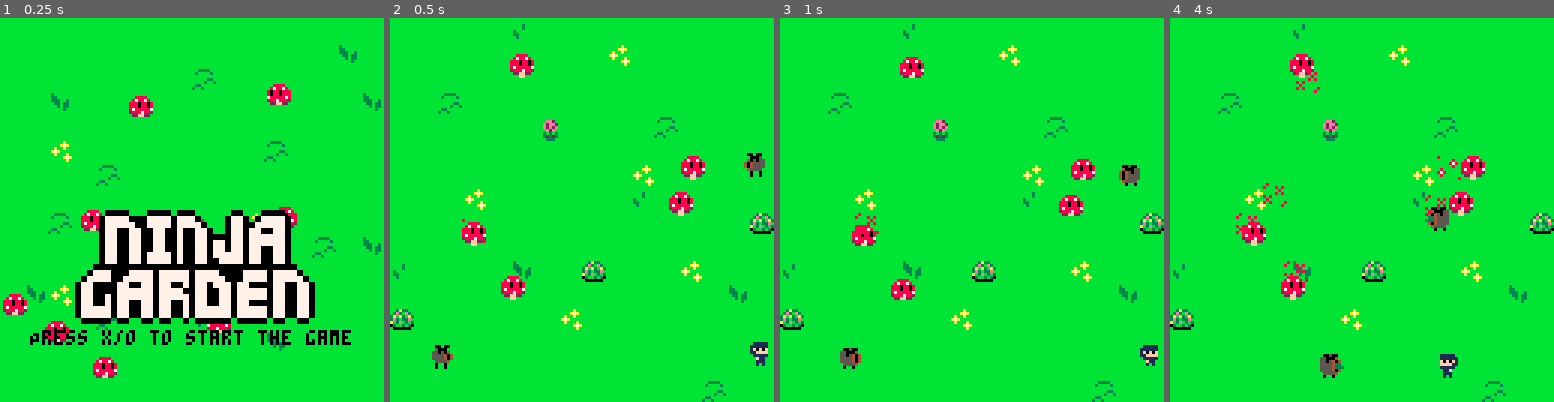
Above: before the commit, frames 1-4 (left to right).
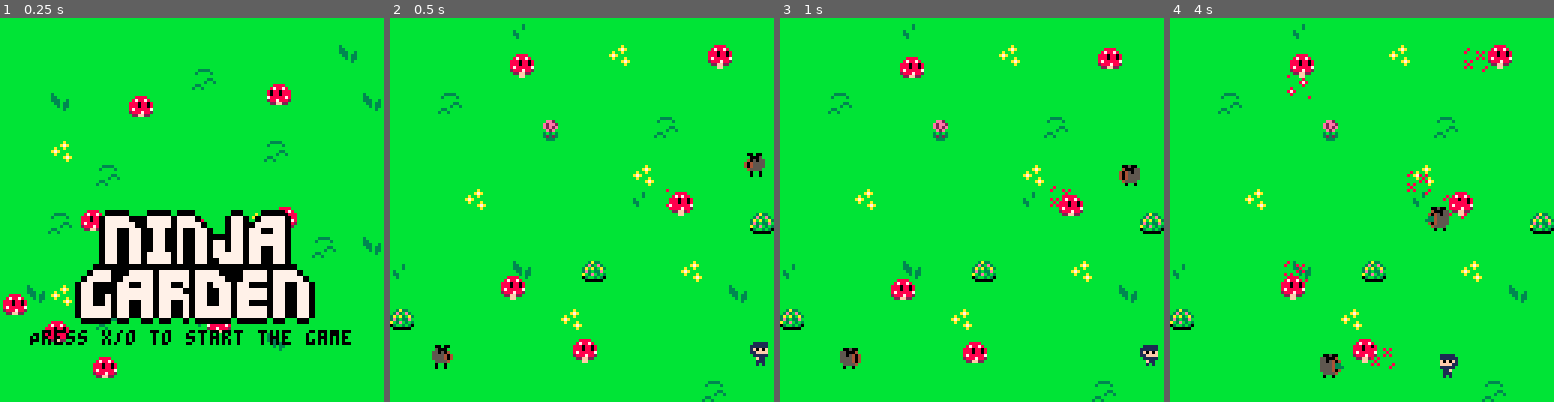
Above: after the commit, the same moments.

Repository: SnoozeTime/Spring2D_2025
Game: PICO-8 cartridge spring.p8
Same seed, same stepped clock (60 frames per second), same inputs: the game is played once before the commit and once after it.
Inputs:
- Up to frame 1 (0.25 s): no input
- Up to frame 2 (0.5 s): tap X (X key) at 0.33 s
- Up to frame 3 (1 s): tap O (Z key) at 0.7 s
- Up to frame 4 (4 s): tap X (X key) at 1.07, 1.85, 2.97 s; hold Right 1.6-2.1 s; tap O (Z key) every 0.4 s from 1.7 to 3.7 s; hold Up 2.15-2.42 s; hold Right 2.47-3.03 s; hold Left 3.08-3.58 s; hold Down 3.63-3.97 s

Frame 1 is identical in both runs. In frame 2, 1.3% of the frame differs, in the area x 18-90%, y 7-90%; in frame 3, 1.3%; in frame 4, 1.9%, in the area x 17-90%, y 7-92%.

Commit message:
Fix: Perturb used to only return positive rotations. Fix: Grid didn't take bounds into consideration.

Diff:
--- a/game.lua
+++ b/game.lua
@@ -13,7 +13,8 @@
   music(0)
 
   shroom_grid = grid:new{
-           bounds = {w = 128, h = 128},
+           -- 120 so we don't place shrooms just outside the bottom of the map
+           bounds = {w = 120, h = 120},
            divisions = 10,
          }
 
--- a/grid.lua
+++ b/grid.lua
@@ -5,16 +5,17 @@
   o = o or {}
   setmetatable(o, self)
   self.__index = self
+  o.resolution = {x = o.bounds.w / o.divisions, y = o.bounds.h / o.divisions}
   o.grid = {}
   return o
 end
 
 function grid:key(vec)
-  local x = flr(vec.x / self.divisions)
+  local x = flr(vec.x / self.resolution.x)
   if x >= self.divisions or x < 0 then
     return nil
   end
-  local y = flr(vec.y / self.divisions)
+  local y = flr(vec.y / self.resolution.y)
   if y >= self.divisions or y < 0 then
     return nil
   end
--- a/math.lua
+++ b/math.lua
@@ -11,7 +11,7 @@
 -- Changes the normal randomly, with a preference to tend towards the original
 -- direction.
 function math.perturb(normal)
-  local r = rnd(1)
+  local r = rnd(2) - 1
   local new_angle = atan2(normal.x, normal.y) + r*r*r/2
   return {x = cos(new_angle), y = sin(new_angle)}
 end
Not shown, changed: TODO
